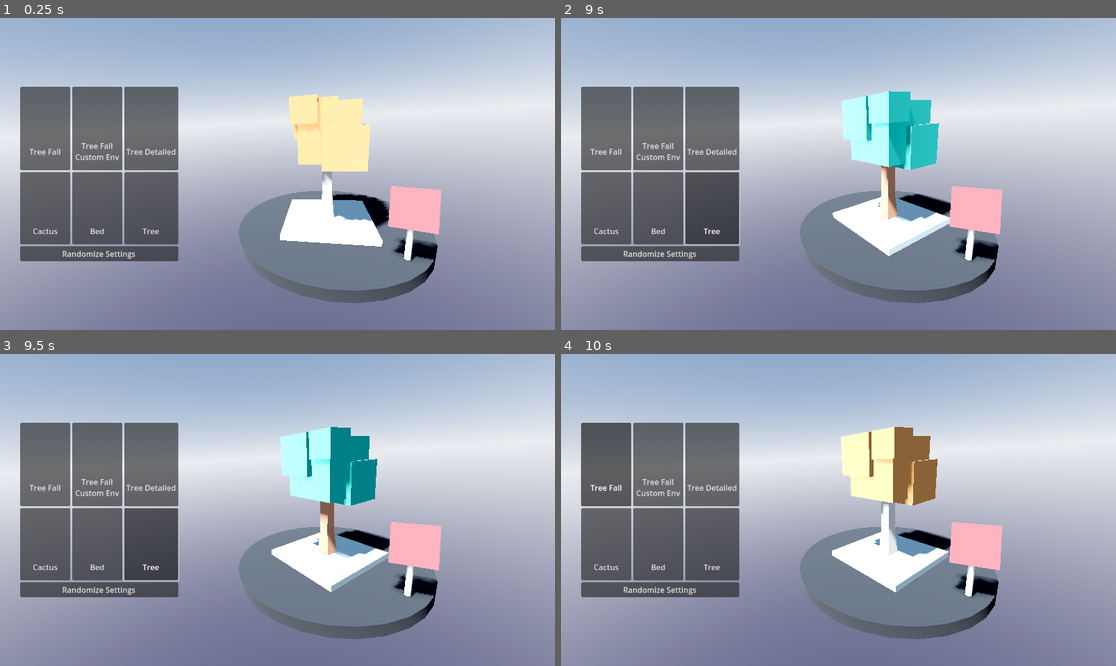
Above: before the commit, frames 1-4 (two rows, left to right).
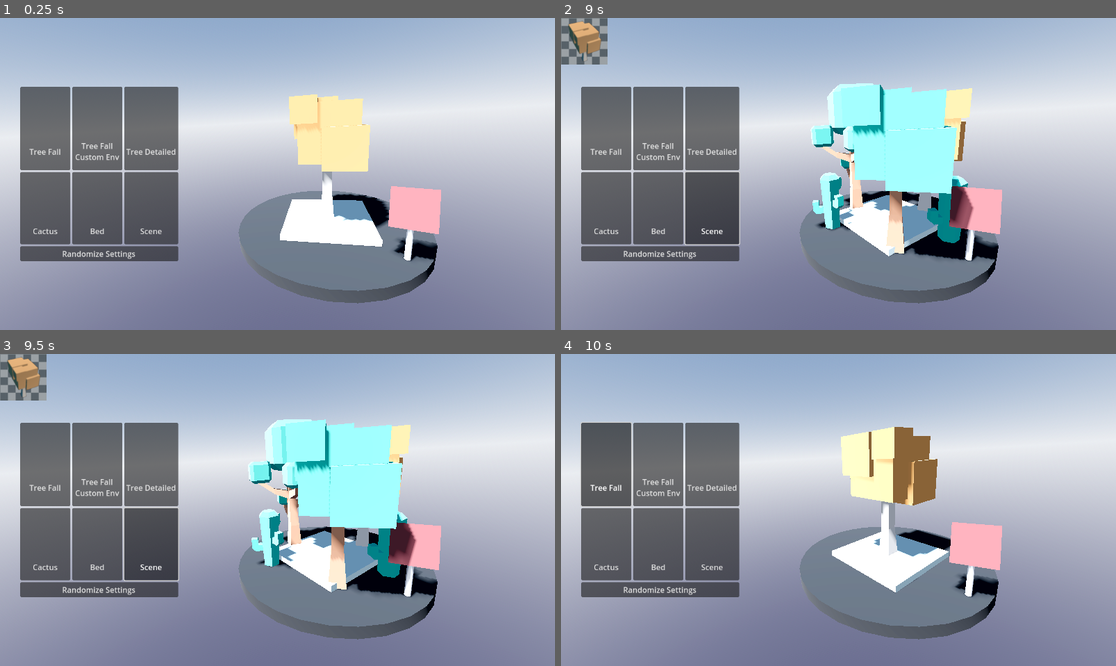
Above: after the commit, the same moments.

Repository: ydeltastar/godot-scene-texture
Game: Godot game, scene res://demo/main.tscn
Two runs of this game, one before a commit and one after it. Both use one fixed random seed, a clock stepped at 60 frames per second and the inputs below.
Inputs:
- Up to frame 1 (0.25 s): no input
- Up to frame 2 (9 s): click "Tree" (after the commit: "Scene") at 0.5 s; click "Tree Fall" at 1.25 s; click "Tree Fall Custom Env" at 2 s; click "Tree Detailed" at 2.75 s; click "Cactus" at 3.5 s; click "Bed" at 4.25 s; click "Tree Fall" at 5 s; click "Tree Fall Custom Env" at 5.75 s; click "Tree Detailed" at 6.5 s; click "Cactus" at 7.25 s; click "Bed" at 8 s; click "Tree" (after the commit: "Scene") at 8.75 s
- Up to frame 3 (9.5 s): no input
- Up to frame 4 (10 s): click "Tree Fall" at 9.5 s

The runs differ from the first frame. In frame 1, less than 0.1% of the frame differs, in the area x 25-30%, y 67-70%; in frame 2, 13%; in frame 3, 13%, in the area x 0-76%, y 0-78%; in frame 4, less than 0.1%.

Commit message:
Add a scene to test if scripts and non-visual nodes cause issues during rendering

Diff:
--- a/demo/main.tscn
+++ b/demo/main.tscn
@@ -11,6 +11,7 @@
 [ext_resource type="PackedScene" uid="uid://c8mdsyxmrlvpc" path="res://demo/assets/models/cactus_short.glb" id="7_h7q65"]
 [ext_resource type="PackedScene" uid="uid://ds06y47egew6" path="res://demo/assets/models/bed.glb" id="8_p72rv"]
 [ext_resource type="PackedScene" uid="uid://dyva5tkj2xmm0" path="res://demo/assets/models/tree_blocks.glb" id="9_n7f3y"]
+[ext_resource type="PackedScene" uid="uid://72wxtio38n51" path="res://demo/scenes/scene.tscn" id="11_bbn70"]
 
 [sub_resource type="Texture2D" id="Texture2D_d7uob"]
 resource_local_to_scene = false
@@ -110,18 +111,18 @@
 resource_name = ""
 script = ExtResource("1_oi2nq")
 size = Vector2i(96, 96)
-scene = ExtResource("9_n7f3y")
-scene_position = Vector3(0, 0.055, 0)
-scene_rotation = Vector3(0, -0.333358, 0)
-scene_scale = Vector3(1, 1, 1)
-camera_distance = 2.28
+scene = ExtResource("11_bbn70")
+scene_position = Vector3(-0.015, 0.18, 0)
+scene_rotation = Vector3(0, 0.443314, 0)
+scene_scale = Vector3(1, 1, 1)
+camera_distance = 3.435
 camera_position = Vector3(0, 0.72, 0)
 camera_rotation = Vector3(-0.523599, 0.277507, 0)
 light_color = Color(0.806184, 0.710245, 0.62168, 1)
 light_energy = 3.94
 light_angular_distance = 0.0
 light_shadow = false
-light_rotation = Vector3(0.143117, 2.22529, 0)
+light_rotation = Vector3(-1.0472, 1.0472, 0)
 render_transparent_bg = true
 render_auto_bake = true
 render_store_bake = false
@@ -230,7 +231,7 @@
 layout_mode = 2
 toggle_mode = true
 button_group = ExtResource("2_w4sxa")
-text = "Tree"
+text = "Scene"
 icon = SubResource("Texture2D_2tgy0")
 autowrap_mode = 2
 icon_alignment = 1
--- /dev/null
+++ b/demo/scenes/scene.gd
@@ -0,0 +1,18 @@
+extends Node3D
+# Scene to test that scripts are ignored and don't cause issues when SceneTexture render.
+
+
+# @onready var not cause an error
+@onready var tree_blocks_2: Node3D = $tree_blocks2
+
+
+func _init() -> void:
+	print("Should not print _init")
+
+
+func _ready() -> void:
+	print("Should not print _ready")
+
+
+func _process(_delta: float) -> void:
+	print("Should not print _process")
--- /dev/null
+++ b/demo/scenes/scene.tscn
@@ -0,0 +1,36 @@
+[gd_scene load_steps=8 format=3 uid="uid://72wxtio38n51"]
+
+[ext_resource type="Script" path="res://demo/scenes/scene.gd" id="1_h1t6r"]
+[ext_resource type="PackedScene" uid="uid://dyva5tkj2xmm0" path="res://demo/assets/models/tree_blocks.glb" id="2_fvtia"]
+[ext_resource type="Texture2D" uid="uid://deq4b1bl7pfkn" path="res://icon.png" id="2_ssm8t"]
+[ext_resource type="PackedScene" uid="uid://b8dhifickdrll" path="res://demo/assets/models/tree_blocks_fall.glb" id="3_4argu"]
+[ext_resource type="PackedScene" uid="uid://dm5w3m8w5j42p" path="res://demo/assets/models/tree_detailed.glb" id="4_g5qdc"]
+[ext_resource type="PackedScene" uid="uid://c8mdsyxmrlvpc" path="res://demo/assets/models/cactus_short.glb" id="5_h47n8"]
+[ext_resource type="AudioStream" uid="uid://dmugquhr4o01a" path="res://demo/assets/440.wav" id="6_7n45m"]
+
+[node name="TreeSet" type="Node3D"]
+script = ExtResource("1_h1t6r")
+
+[node name="TextureRect" type="TextureRect" parent="."]
+offset_right = 40.0
+offset_bottom = 40.0
+texture = ExtResource("2_ssm8t")
+
+[node name="AudioStreamPlayer" type="AudioStreamPlayer" parent="."]
+stream = ExtResource("6_7n45m")
+autoplay = true
+
+[node name="tree_blocks2" parent="." instance=ExtResource("2_fvtia")]
+transform = Transform3D(0.653011, 0, -0.757348, 0, 1, 0, 0.757348, 0, 0.653011, -0.29709, 0, 0.370286)
+
+[node name="tree_blocks_fall2" parent="." instance=ExtResource("3_4argu")]
+transform = Transform3D(0.854975, 0, 0.518669, 0, 1, 0, -0.518669, 0, 0.854975, 0.412073, 0, 0.127127)
+
+[node name="tree_detailed2" parent="." instance=ExtResource("4_g5qdc")]
+transform = Transform3D(0.940786, 0, -0.339001, 0, 1, 0, 0.339001, 0, 0.940786, -0.101217, 0, -0.401074)
+
+[node name="cactus_short2" parent="." instance=ExtResource("5_h47n8")]
+transform = Transform3D(1, 0, 0, 0, 1, 0, 0, 0, 1, 0.153524, 0, 0.543123)
+
+[node name="cactus_short3" parent="." instance=ExtResource("5_h47n8")]
+transform = Transform3D(1, 0, 0, 0, 1, 0, 0, 0, 1, -0.510813, 0, -0.253947)
Not shown, added: demo/assets/440.wav.import
Not shown: 1 places in demo/main.tscn that only renumber resources
Not shown, added: demo/assets/440.wav
